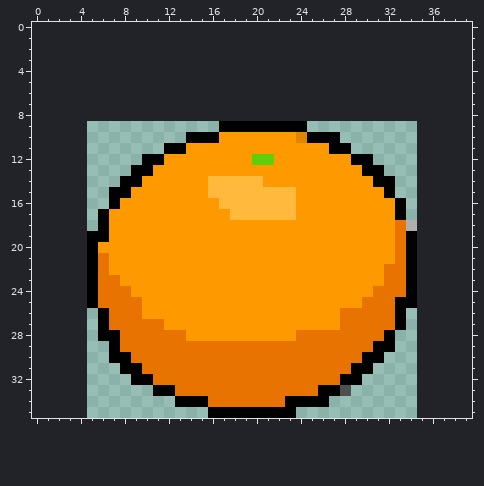
Two versions of one pixel-art sprite, orange.gif. The picture above is the old version.
The file is 30x27 pixels. The old version is drawn lined up with the new one, on the new canvas.
And afterwards:
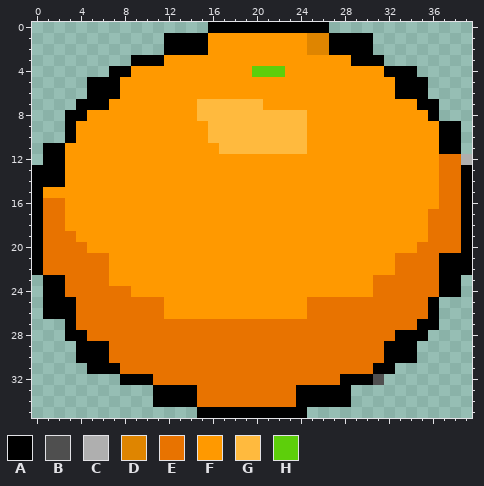
Palette (. is transparent): A #000000  B #4f4f4f  C #afafaf  D #df8500  E #e87300  F #ff9900  G #ffba3e  H #5dcf0b
What changed:
canvas 30x27 -> 40x36, the old top-left corner now at 5,9
@@ x 0..39 @@
- 0 ........................................
- 1 ........................................
- 2 ........................................
- 3 ........................................
- 4 ........................................
- 5 ........................................
- 6 ........................................
- 7 ........................................
- 8 ........................................
- 9 .................AAAAAAAA...............
-10 ..............AAAFFFFFFFDAAA............
-11 ............AAFFFFFFFFFFFFFAA...........
-12 ..........AAFFFFFFFFHHFFFFFFFAA.........
-13 .........AAFFFFFFFFFFFFFFFFFFFAA........
-14 ........AAFFFFFFGGGGGFFFFFFFFFFAA.......
-15 .......AAFFFFFFFGGGGGGGGFFFFFFFFA.......
-16 .......AFFFFFFFFFGGGGGGGFFFFFFFFFA......
-17 ......AFFFFFFFFFFFGGGGGGFFFFFFFFFA......
-18 ......AFFFFFFFFFFFFFFFFFFFFFFFFFFEC.....
-19 .....AAFFFFFFFFFFFFFFFFFFFFFFFFFFEA.....
-20 .....AFFFFFFFFFFFFFFFFFFFFFFFFFFFEA.....
-21 .....AEFFFFFFFFFFFFFFFFFFFFFFFFFFEA.....
-22 .....AEFFFFFFFFFFFFFFFFFFFFFFFFFEEA.....
-23 .....AEEFFFFFFFFFFFFFFFFFFFFFFFFEEA.....
-24 .....AEEEFFFFFFFFFFFFFFFFFFFFFFEEEA.....
-25 .....AEEEEFFFFFFFFFFFFFFFFFFFFEEEAA.....
-26 ......AEEEFFFFFFFFFFFFFFFFFFEEEEEA......
-27 ......AEEEEEFFFFFFFFFFFFFFFFEEEEEA......
-28 ......AAEEEEEEFFFFFFFFFFEEEEEEEEA.......
-29 .......AEEEEEEEEEEEEEEEEEEEEEEEAA.......
-30 .......AAEEEEEEEEEEEEEEEEEEEEEAA........
-31 ........AAEEEEEEEEEEEEEEEEEEEAA.........
-32 .........AAEEEEEEEEEEEEEEEEEAA..........
-33 ...........AAEEEEEEEEEEEEEAAB...........
-34 .............AAAEEEEEEEAAAA.............
-35 ................AAAAAAAA................
+ 0 ................AAAAAAAAAAA.............
+ 1 ............AAAAFFFFFFFFFDDAAAA.........
+ 2 ............AAAAFFFFFFFFFDDAAAA.........
+ 3 .........AAAFFFFFFFFFFFFFFFFFAAA........
+ 4 .......AAFFFFFFFFFFFHHHFFFFFFFFFAAA.....
+ 5 .....AAAFFFFFFFFFFFFFFFFFFFFFFFFFAAA....
+ 6 .....AAAFFFFFFFFFFFFFFFFFFFFFFFFFAAA....
+ 7 ....AAAFFFFFFFFGGGGGGFFFFFFFFFFFFFFAA...
+ 8 ...AAFFFFFFFFFFGGGGGGGGGGFFFFFFFFFFFA...
+ 9 ...AFFFFFFFFFFFFGGGGGGGGGFFFFFFFFFFFFAA.
+10 ...AFFFFFFFFFFFFGGGGGGGGGFFFFFFFFFFFFAA.
+11 .AAFFFFFFFFFFFFFFGGGGGGGGFFFFFFFFFFFFAA.
+12 .AAFFFFFFFFFFFFFFFFFFFFFFFFFFFFFFFFFFEEC
+13 AAAFFFFFFFFFFFFFFFFFFFFFFFFFFFFFFFFFFEEA
+14 AAAFFFFFFFFFFFFFFFFFFFFFFFFFFFFFFFFFFEEA
+15 AFFFFFFFFFFFFFFFFFFFFFFFFFFFFFFFFFFFFEEA
+16 AEEFFFFFFFFFFFFFFFFFFFFFFFFFFFFFFFFFFEEA
+17 AEEFFFFFFFFFFFFFFFFFFFFFFFFFFFFFFFFFEEEA
+18 AEEFFFFFFFFFFFFFFFFFFFFFFFFFFFFFFFFFEEEA
+19 AEEEFFFFFFFFFFFFFFFFFFFFFFFFFFFFFFFFEEEA
+20 AEEEEFFFFFFFFFFFFFFFFFFFFFFFFFFFFFFEEEEA
+21 AEEEEEEFFFFFFFFFFFFFFFFFFFFFFFFFFEEEEAAA
+22 AEEEEEEFFFFFFFFFFFFFFFFFFFFFFFFFFEEEEAAA
+23 .AAEEEEFFFFFFFFFFFFFFFFFFFFFFFFEEEEEEAA.
+24 .AAEEEEEEFFFFFFFFFFFFFFFFFFFFFFEEEEEEAA.
+25 .AAAEEEEEEEEFFFFFFFFFFFFFEEEEEEEEEEEA...
+26 .AAAEEEEEEEEFFFFFFFFFFFFFEEEEEEEEEEEA...
+27 ...AEEEEEEEEEEEEEEEEEEEEEEEEEEEEEEEAA...
+28 ...AAEEEEEEEEEEEEEEEEEEEEEEEEEEEEAAA....
+29 ....AAAEEEEEEEEEEEEEEEEEEEEEEEEEAAA.....
+30 ....AAAEEEEEEEEEEEEEEEEEEEEEEEEEAAA.....
+31 .....AAAEEEEEEEEEEEEEEEEEEEEEEEAA.......
+32 ........AAAEEEEEEEEEEEEEEEEEAAAB........
+33 ...........AAAAEEEEEEEEEAAAAA...........
+34 ...........AAAAEEEEEEEEEAAAAA...........
+35 ...............AAAAAAAAAA...............
Pixel boxes of the changes (left, top, right, bottom) in both pictures:
changed: (32, 22, 472, 418)
